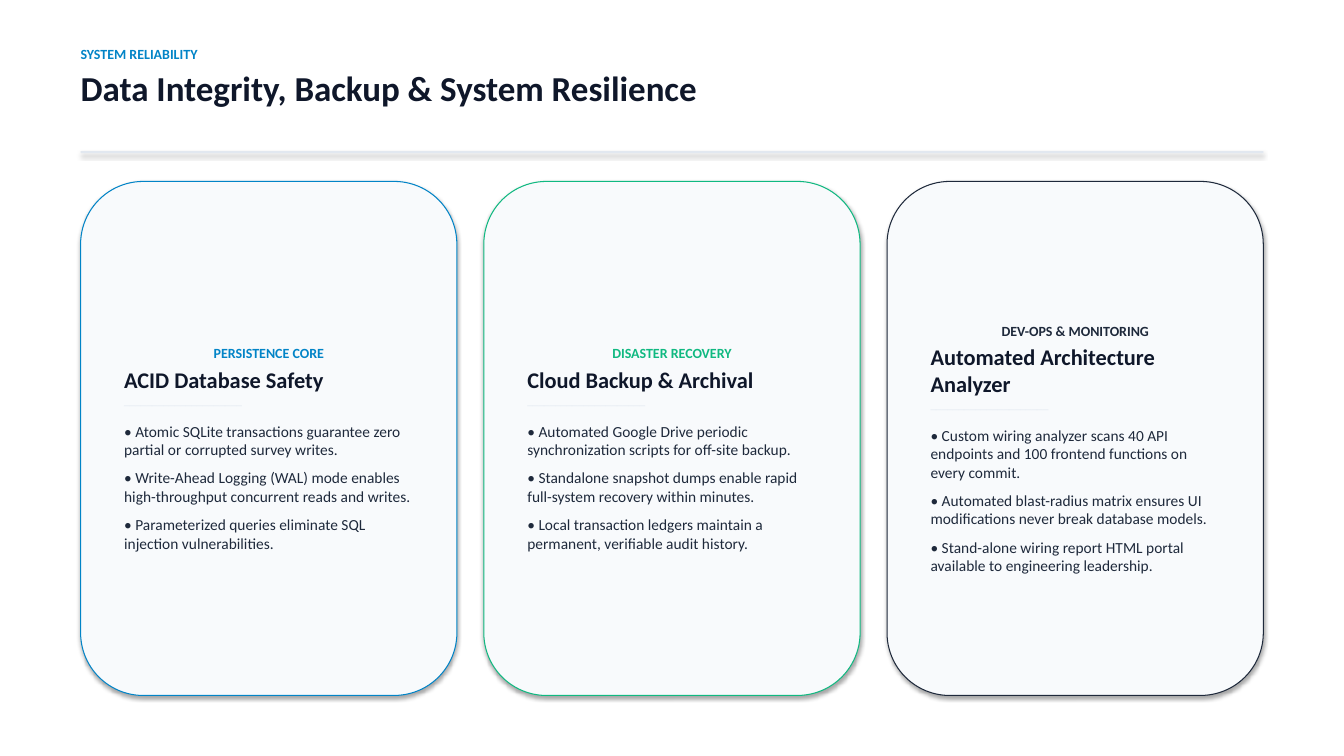
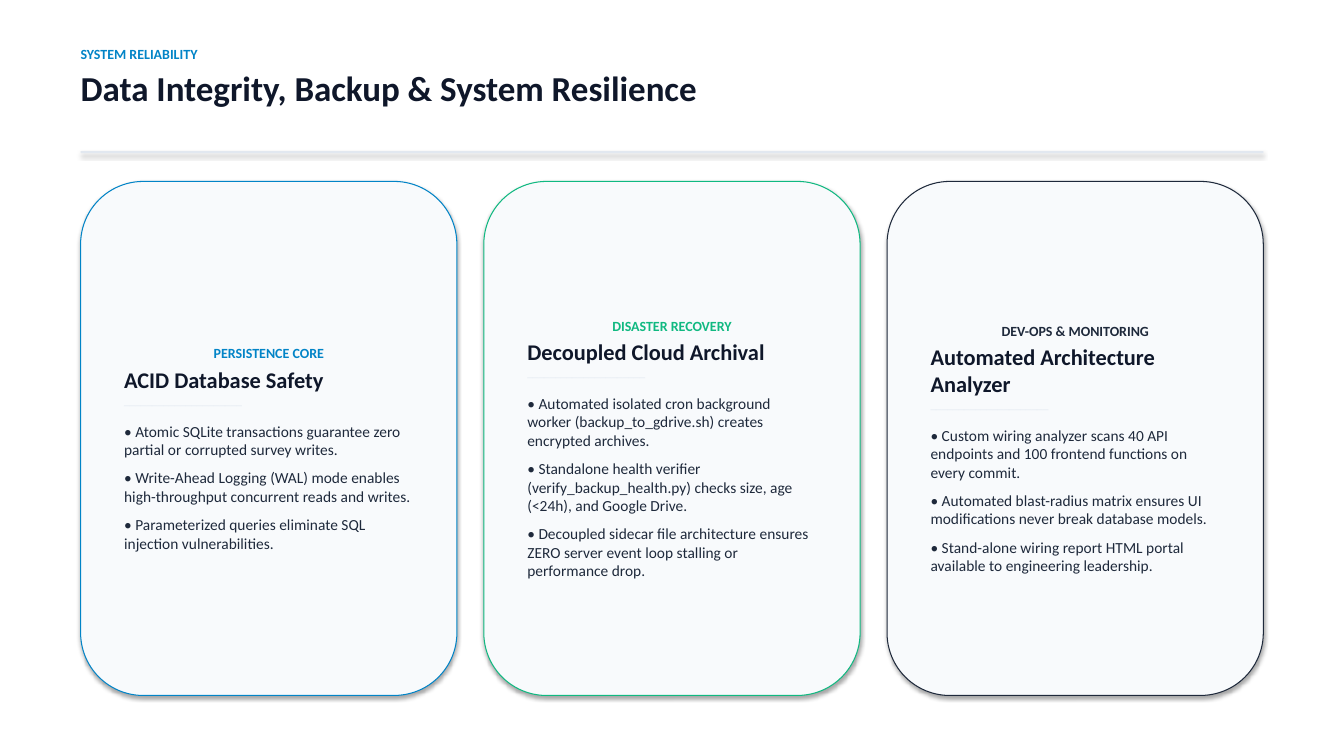
Before and after one commit to teckscribe/Network-Mapping, a slide deck: slide 8 of web_app/GPON_Network_Mapping_Project_Report.pptx. Drawn at 1344x756 pixels with LibreOffice and Linux fonts; fonts in the diff are those of the drawing. Boxes give left, top, right and bottom in pixels: in the first picture for what was removed or moved away, otherwise in the second. Text is boxed around its words. In the diff, an @@ line names an element or a change of style, - is before the commit and + after.

Commit message:
docs(ppt): add decoupled google drive backup and real-time health monitoring architecture to presentation

```diff
--- a/web_app/GPON_Network_Mapping_Project_Report.pptx
+++ b/web_app/GPON_Network_Mapping_Project_Report.pptx
@@ text in rounded rectangle at (x1=527, y1=344, x2=765, y2=364): text changed @@
-Cloud Backup & Archival
+Decoupled Cloud Archival
@@ text in rounded rectangle at (x1=527, y1=398, x2=809, y2=579): text changed @@
-• Automated Google Drive periodic synchronization scripts for off-site backup.
-• Standalone snapshot dumps enable rapid full-system recovery within minutes.
-• Local transaction ledgers maintain a permanent, verifiable audit history.
+• Automated isolated cron background worker (backup_to_gdrive.sh) creates encrypted archives.
+• Standalone health verifier (verify_backup_health.py) checks size, age (<24h), and Google Drive.
+• Decoupled sidecar file architecture ensures ZERO server event loop stalling or performance drop.
```
Also in this commit, not shown: 1 other slide changed, 1 slide added, 2 other files.
